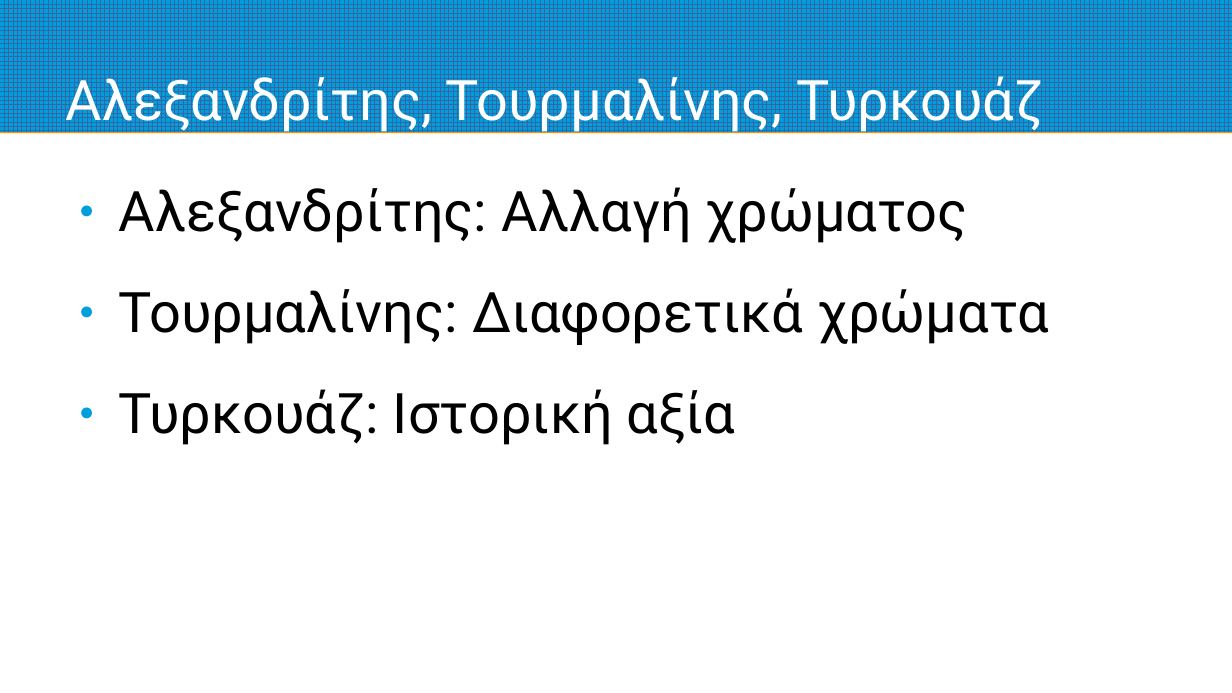
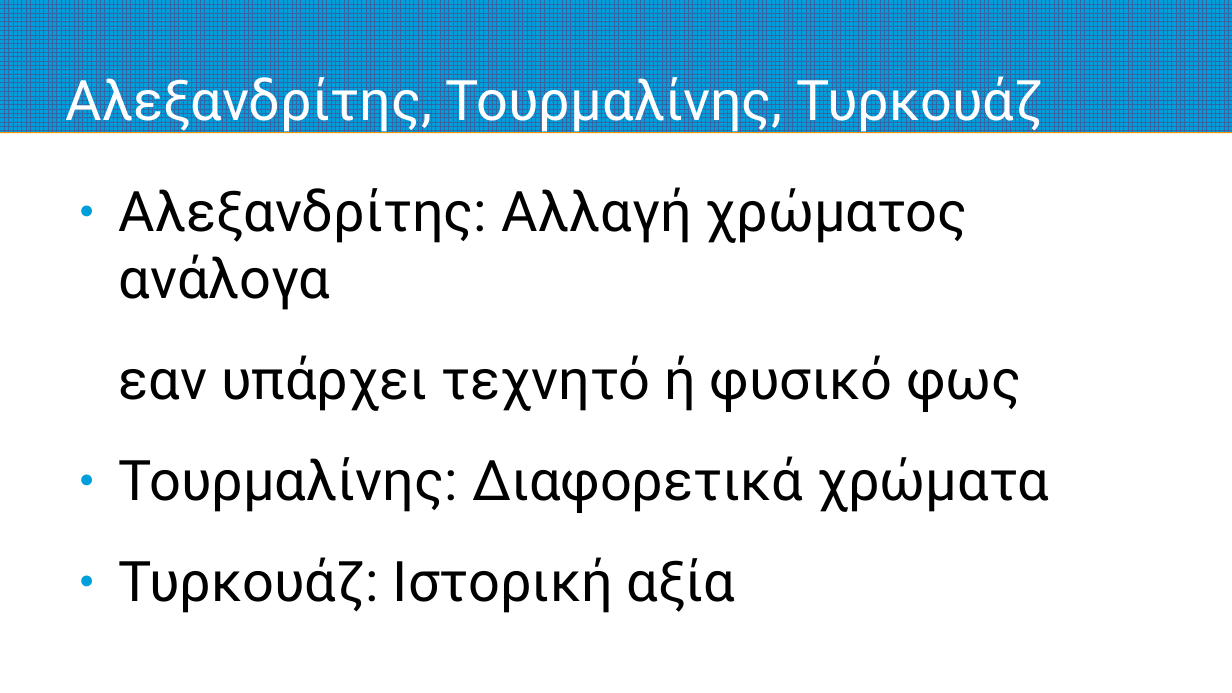
Before and after one commit to nickaiva/epas, a slide deck: slide 22 of preciousStones.odp (slide 19 before the commit). Drawn at 1232x693 pixels with LibreOffice and Linux fonts; fonts in the diff are those of the drawing. Boxes give left, top, right and bottom in pixels: in the first picture for what was removed or moved away, otherwise in the second. Text is boxed around its words. In the diff, an @@ line names an element or a change of style, - is before the commit and + after.

```diff
--- a/preciousStones.odp
+++ b/preciousStones.odp
@@ text at (119, 187, 1021, 412): text changed @@
-● Αλεξανδρίτης: Αλλαγή χρώματος
+● Αλεξανδρίτης: Αλλαγή χρώματος ανάλογα
+εαν υπάρχει τεχνητό ή φυσικό φως
```
Also in this commit, not shown: 1 other slide changed, 5 slides added, 1 other file.
